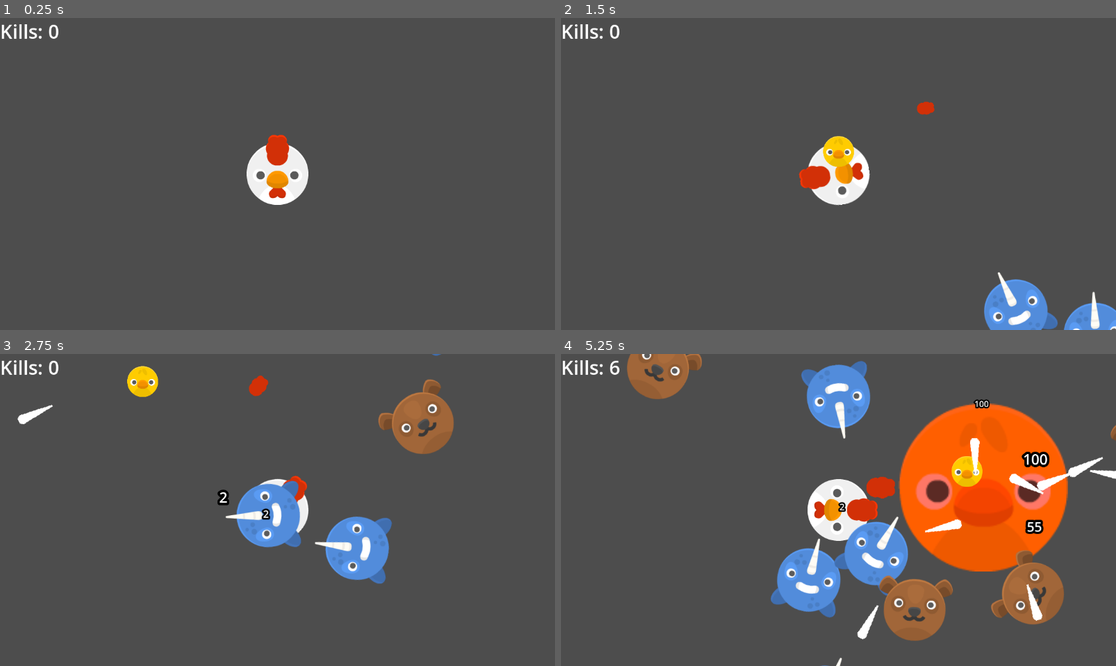
Above: before the commit, frames 1-4 (two rows, left to right).
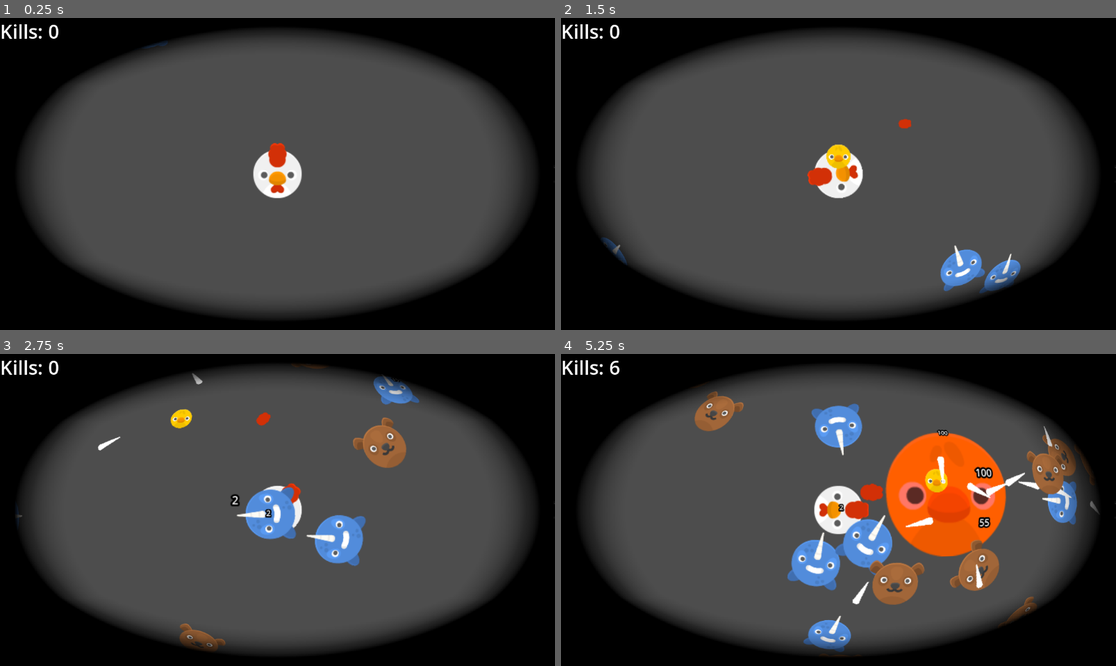
Above: after the commit, the same moments.

Repository: team-faucet/GMTK2024
Game: Godot game, scene res://main.tscn
Two runs of this game, one before a commit and one after it. Both use one fixed random seed, a clock stepped at 60 frames per second and the inputs below.
Inputs (mouse positions are in pixels of both pictures, inside the frame that each line leads up to):
- Up to frame 1 (0.25 s): no input
- Up to frame 2 (1.5 s): move the mouse to (960, 158) at 0.52 s; hold Right (ui_right) 0.53-1.28 s; click (960, 158) at 0.6 s; move the mouse to (727, 189) at 1.27 s; hold Down (ui_down) from 1.28 s (still down); right-click (727, 189) at 1.35 s
- Up to frame 3 (2.75 s): move the mouse to (333, 441) at 2.02 s; release Down (ui_down) at 2.03 s; hold Right (ui_right) from 2.03 s (still down); click (333, 441) at 2.1 s
- Up to frame 4 (5.25 s): move the mouse to (810, 572) at 2.77 s; release Right (ui_right) at 2.78 s; hold Up (ui_up) 2.78-3.53 s; right-click (810, 572) at 2.85 s; move the mouse to (1005, 556) at 3.52 s; hold Left (ui_left) 3.53-5.03 s; click (1005, 556) at 3.6 s; move the mouse to (672, 463) at 4.27 s; right-click (672, 463) at 4.35 s; move the mouse to (866, 510) at 5.02 s; hold Down (ui_down) from 5.03 s (still down); click (866, 510) at 5.1 s

The runs differ from the first frame. In frame 1, 40% of the frame differs, in the area x 0-100%, y 0-100%; in frame 2, 41%; in frame 3, 46%; in frame 4, 61%.

Commit message:
Merge shader (#1)
* Added shaders

* Applied shaders

Diff:
--- a/Entities/player.tscn
+++ b/Entities/player.tscn
@@ -6,6 +6,16 @@
 [ext_resource type="PackedScene" uid="uid://b8wnxbwesovtu" path="res://Weapons/chicken_comb.tscn" id="2_qvwq8"]
 [ext_resource type="PackedScene" uid="uid://ock0s4rxc6eq" path="res://Components/hitbox_component.tscn" id="3_yt7br"]
 [ext_resource type="PackedScene" uid="uid://boeqr8qm5mlx3" path="res://Components/health_component.tscn" id="4_ongt8"]
+[ext_resource type="Shader" path="res://Shaders/distort3.gdshader" id="5_jw5v7"]
+
+[sub_resource type="ShaderMaterial" id="ShaderMaterial_iqd5b"]
+shader = ExtResource("5_jw5v7")
+shader_parameter/aspect = 1.0
+shader_parameter/alpha = 1.0
+shader_parameter/crop_color = Vector4(0, 0, 0, 1)
+shader_parameter/effect = 1.0
+shader_parameter/effect_scale = 1.0
+shader_parameter/scale = 1.0
 
 [sub_resource type="CircleShape2D" id="CircleShape2D_q36i1"]
 radius = 61.0082
@@ -20,6 +30,17 @@
 texture = ExtResource("2_3uapd")
 
 [node name="Camera2D" type="Camera2D" parent="."]
+zoom = Vector2(0.5, 0.5)
+
+[node name="CanvasLayer" type="CanvasLayer" parent="Camera2D"]
+
+[node name="ColorRect" type="ColorRect" parent="Camera2D/CanvasLayer"]
+material = SubResource("ShaderMaterial_iqd5b")
+anchors_preset = 15
+anchor_right = 1.0
+anchor_bottom = 1.0
+grow_horizontal = 2
+grow_vertical = 2
 
 [node name="HitboxComponent" parent="." node_paths=PackedStringArray("health_comp") instance=ExtResource("3_yt7br")]
 collision_layer = 2
--- /dev/null
+++ b/Shaders/dir_scale.gdshader
@@ -0,0 +1,20 @@
+shader_type canvas_item;
+
+uniform float scale = 0.;
+uniform vec2 direction = vec2(0.);
+
+uniform sampler2D SCREEN_TEXTURE : hint_screen_texture, repeat_disable, filter_nearest;
+
+void fragment() {
+	vec2 xy = 2. * SCREEN_UV - 1.;
+	vec2 d_norm = normalize(direction);
+	mat2 R = mat2(vec2(-d_norm.y, d_norm.x), vec2(d_norm.x, d_norm.y));
+	mat2 R_inv = R;
+	mat2 S_y = mat2(vec2(1., 0.), vec2(0., scale));
+	mat2 M = R_inv * S_y * R;
+	xy = M * xy;
+	vec2 uv = .5 * xy + .5;
+	COLOR = texture(SCREEN_TEXTURE, uv);
+    if (uv.x > 1. || uv.x < 0.||  uv.y > 1. || uv.y < 0.)
+        COLOR = vec4(0., 0., 0., 1.);
+}
--- /dev/null
+++ b/Shaders/distort3.gdshader
@@ -0,0 +1,45 @@
+shader_type canvas_item;
+
+uniform float aspect = 1.0;
+
+uniform float alpha = 1.0;
+uniform vec4 crop_color = vec4(0.0, 0.0, 0.0, 1.0);
+
+uniform float effect = 1.0;
+uniform float effect_scale = 1.0;
+uniform float scale = 1.0;
+
+uniform sampler2D SCREEN_TEXTURE : hint_screen_texture, repeat_disable, filter_nearest;
+
+vec2 distort(vec2 p) {
+	float d = length(p);
+	float z = sqrt(1.0 + d * d * -effect);
+	float r = atan(d, z) / PI;
+	r *= effect_scale;
+	float phi = atan(p.y, p.x);
+	return vec2(r * cos(phi) * (1.0 / aspect) + 0.5, r * sin(phi) + 0.5);
+}
+
+void fragment() {
+	vec2 xy = (SCREEN_UV * 2.0 - 1.0);
+	xy = vec2(xy.x * aspect, xy.y);
+	xy /= scale;
+
+	float d = length(xy);
+	float z = sqrt(1.0 + d * d * -effect);
+	float r = atan(d, z) / PI;
+	float phi = atan(xy.y, xy.x);
+	r *= effect_scale;
+	vec2 uv = vec2(r * cos(phi) * (1.0 / aspect) + 0.5, r * sin(phi) + 0.5);
+
+	if (d > r) {
+		COLOR = texture(SCREEN_TEXTURE, uv);
+		COLOR.a = alpha;
+	}
+	else {
+		COLOR = crop_color;
+	}
+
+	if (uv.x < 0. || uv.y < 0. || uv.x > 1. || uv.y > 1.)
+		COLOR = crop_color;
+}
--- a/project.godot
+++ b/project.godot
@@ -12,7 +12,7 @@
 
 config/name="Gamejam 2024"
 run/main_scene="res://main.tscn"
-config/features=PackedStringArray("4.2", "Forward Plus")
+config/features=PackedStringArray("4.3", "Forward Plus")
 
 [autoload]
 
@@ -22,34 +22,34 @@
 
 ui_left={
 "deadzone": 0.5,
-"events": [Object(InputEventKey,"resource_local_to_scene":fa …(174 unchanged characters)… l_keycode":0,"key_label":0,"unicode":0,"echo":false,"script":null)
+"events": [Object(InputEventKey,"resource_local_to_scene":fa …(174 unchanged characters)… l_keycode":0,"key_label":0,"unicode":0,"location":0,"echo":false,"script":null)
 , Object(InputEventJoypadButton,"resource_local_to_scene":false,"resource_name":"","device":0,"button_index":13,"pressure":0.0,"pressed":false,"script":null)
 , Object(InputEventJoypadMotion,"resource_local_to_scene":false,"resource_name":"","device":0,"axis":0,"axis_value":-1.0,"script":null)
-, Object(InputEventKey,"resource_local_to_scene":false,"reso …(162 unchanged characters)… keycode":65,"key_label":0,"unicode":97,"echo":false,"script":null)
+, Object(InputEventKey,"resource_local_to_scene":false,"reso …(162 unchanged characters)… keycode":65,"key_label":0,"unicode":97,"location":0,"echo":false,"script":null)
 ]
 }
 ui_right={
 "deadzone": 0.5,
-"events": [Object(InputEventKey,"resource_local_to_scene":fa …(174 unchanged characters)… l_keycode":0,"key_label":0,"unicode":0,"echo":false,"script":null)
+"events": [Object(InputEventKey,"resource_local_to_scene":fa …(174 unchanged characters)… l_keycode":0,"key_label":0,"unicode":0,"location":0,"echo":false,"script":null)
 , Object(InputEventJoypadButton,"resource_local_to_scene":false,"resource_name":"","device":0,"button_index":14,"pressure":0.0,"pressed":false,"script":null)
 , Object(InputEventJoypadMotion,"resource_local_to_scene":false,"resource_name":"","device":0,"axis":0,"axis_value":1.0,"script":null)
-, Object(InputEventKey,"resource_local_to_scene":false,"reso …(163 unchanged characters)… eycode":68,"key_label":0,"unicode":100,"echo":false,"script":null)
+, Object(InputEventKey,"resource_local_to_scene":false,"reso …(163 unchanged characters)… eycode":68,"key_label":0,"unicode":100,"location":0,"echo":false,"script":null)
 ]
 }
 ui_up={
 "deadzone": 0.5,
-"events": [Object(InputEventKey,"resource_local_to_scene":fa …(174 unchanged characters)… l_keycode":0,"key_label":0,"unicode":0,"echo":false,"script":null)
+"events": [Object(InputEventKey,"resource_local_to_scene":fa …(174 unchanged characters)… l_keycode":0,"key_label":0,"unicode":0,"location":0,"echo":false,"script":null)
 , Object(InputEventJoypadButton,"resource_local_to_scene":false,"resource_name":"","device":0,"button_index":11,"pressure":0.0,"pressed":false,"script":null)
 , Object(InputEventJoypadMotion,"resource_local_to_scene":false,"resource_name":"","device":0,"axis":1,"axis_value":-1.0,"script":null)
-, Object(InputEventKey,"resource_local_to_scene":false,"reso …(163 unchanged characters)… eycode":87,"key_label":0,"unicode":119,"echo":false,"script":null)
+, Object(InputEventKey,"resource_local_to_scene":false,"reso …(163 unchanged characters)… eycode":87,"key_label":0,"unicode":119,"location":0,"echo":false,"script":null)
 ]
 }
 ui_down={
 "deadzone": 0.5,
-"events": [Object(InputEventKey,"resource_local_to_scene":fa …(174 unchanged characters)… l_keycode":0,"key_label":0,"unicode":0,"echo":false,"script":null)
+"events": [Object(InputEventKey,"resource_local_to_scene":fa …(174 unchanged characters)… l_keycode":0,"key_label":0,"unicode":0,"location":0,"echo":false,"script":null)
 , Object(InputEventJoypadButton,"resource_local_to_scene":false,"resource_name":"","device":0,"button_index":12,"pressure":0.0,"pressed":false,"script":null)
 , Object(InputEventJoypadMotion,"resource_local_to_scene":false,"resource_name":"","device":0,"axis":1,"axis_value":1.0,"script":null)
-, Object(InputEventKey,"resource_local_to_scene":false,"reso …(163 unchanged characters)… eycode":83,"key_label":0,"unicode":115,"echo":false,"script":null)
+, Object(InputEventKey,"resource_local_to_scene":false,"reso …(163 unchanged characters)… eycode":83,"key_label":0,"unicode":115,"location":0,"echo":false,"script":null)
 ]
 }
 game_act1={
Not shown: 1 places in Entities/player.tscn that only renumber resources
